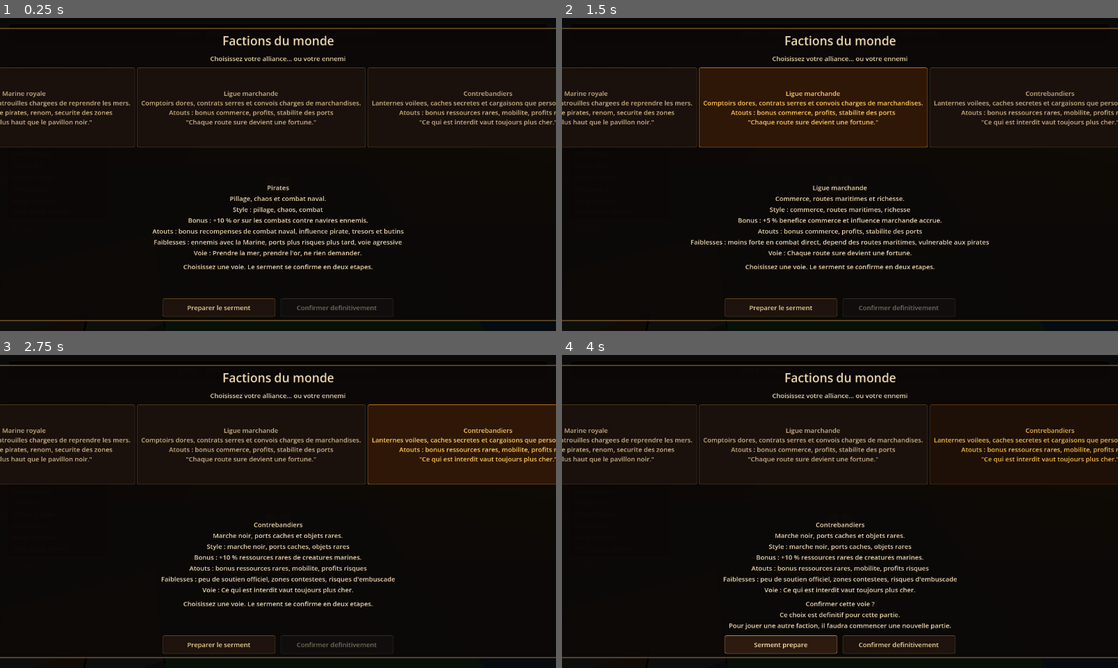
Above: before the commit, frames 1-4 (two rows, left to right).
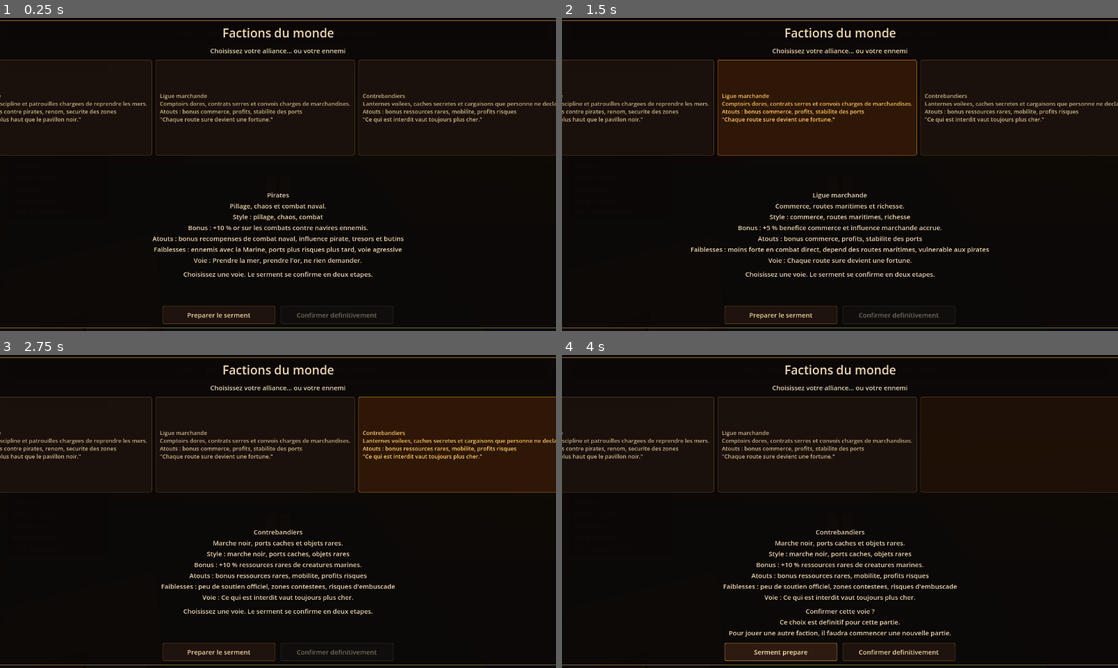
Above: after the commit, the same moments.

Repository: blou132/jeux-pirate
Game: Godot game, scene res://scenes/world/World.tscn
The game is run twice, just before and just after one commit, with the same random seed, the same clock (stepped at 60 frames per second) and the same inputs.
Inputs:
- Up to frame 1 (0.25 s): no input
- Up to frame 2 (1.5 s): click "Marine royale Uniformes, disc…" at 0.5 s; click "Ligue marchande Comptoirs dor…" at 1.25 s
- Up to frame 3 (2.75 s): click "Contrebandiers Lanternes voil…" at 2 s
- Up to frame 4 (4 s): click "Preparer le serment" at 2.75 s; click "Serment prepare" at 3.5 s

The runs differ from the first frame. In frame 1, 10% of the frame differs, in the area x 0-100%, y 0-100%; in frame 2, 12%; in frame 3, 12%; in frame 4, 11%.

Commit message:
style: make faction choice screen readable

Diff:
--- a/scenes/ui/FactionChoiceScreen.tscn
+++ b/scenes/ui/FactionChoiceScreen.tscn
@@ -33,7 +33,7 @@
 grow_vertical = 2
 
 [node name="PanelContainer" type="PanelContainer" parent="Root/CenterContainer"]
-custom_minimum_size = Vector2(1180, 660)
+custom_minimum_size = Vector2(1200, 670)
 layout_mode = 2
 
 [node name="VBoxContainer" type="VBoxContainer" parent="Root/CenterContainer/PanelContainer"]
@@ -53,7 +53,7 @@
 autowrap_mode = 3
 
 [node name="ScrollContainer" type="ScrollContainer" parent="Root/CenterContainer/PanelContainer/VBoxContainer"]
-custom_minimum_size = Vector2(0, 255)
+custom_minimum_size = Vector2(0, 290)
 layout_mode = 2
 size_flags_vertical = 3
 horizontal_scroll_mode = 0
@@ -68,7 +68,7 @@
 columns = 5
 
 [node name="SelectedSummaryLabel" type="Label" parent="Root/CenterContainer/PanelContainer/VBoxContainer"]
-custom_minimum_size = Vector2(0, 92)
+custom_minimum_size = Vector2(0, 118)
 layout_mode = 2
 text = "Selectionnez une faction."
 horizontal_alignment = 1
--- a/scripts/ui/FactionChoiceScreen.gd
+++ b/scripts/ui/FactionChoiceScreen.gd
@@ -52,13 +52,17 @@
 	for child in cards_grid.get_children():
 		child.queue_free()
 	_card_buttons.clear()
+	cards_grid.add_theme_constant_override("h_separation", 8)
+	cards_grid.add_theme_constant_override("v_separation", 8)
 
 	for faction_id in FactionCatalog.get_faction_ids():
 		var button: Button = Button.new()
-		button.custom_minimum_size = Vector2(196, 184)
+		button.custom_minimum_size = Vector2(210, 220)
 		button.size_flags_horizontal = Control.SIZE_EXPAND_FILL
 		button.size_flags_vertical = Control.SIZE_EXPAND_FILL
 		button.focus_mode = Control.FOCUS_NONE
+		button.alignment = HORIZONTAL_ALIGNMENT_LEFT
+		button.add_theme_font_size_override("font_size", 13)
 		button.text = _build_card_text(faction_id)
 		button.pressed.connect(Callable(self, "_on_card_pressed").bind(faction_id))
 		cards_grid.add_child(button)
@@ -96,8 +100,10 @@
 			continue
 		if faction_id == _selected_faction_id:
 			button.modulate = Color(1.0, 0.86, 0.48, 1.0)
+			button.add_theme_color_override("font_color", Color(0.12, 0.08, 0.02, 1.0))
 		else:
 			button.modulate = Color(1.0, 1.0, 1.0, 0.82)
+			button.remove_theme_color_override("font_color")
 
 	if _selected_faction_id.is_empty():
 		selected_summary_label.text = "Selectionnez une faction."
